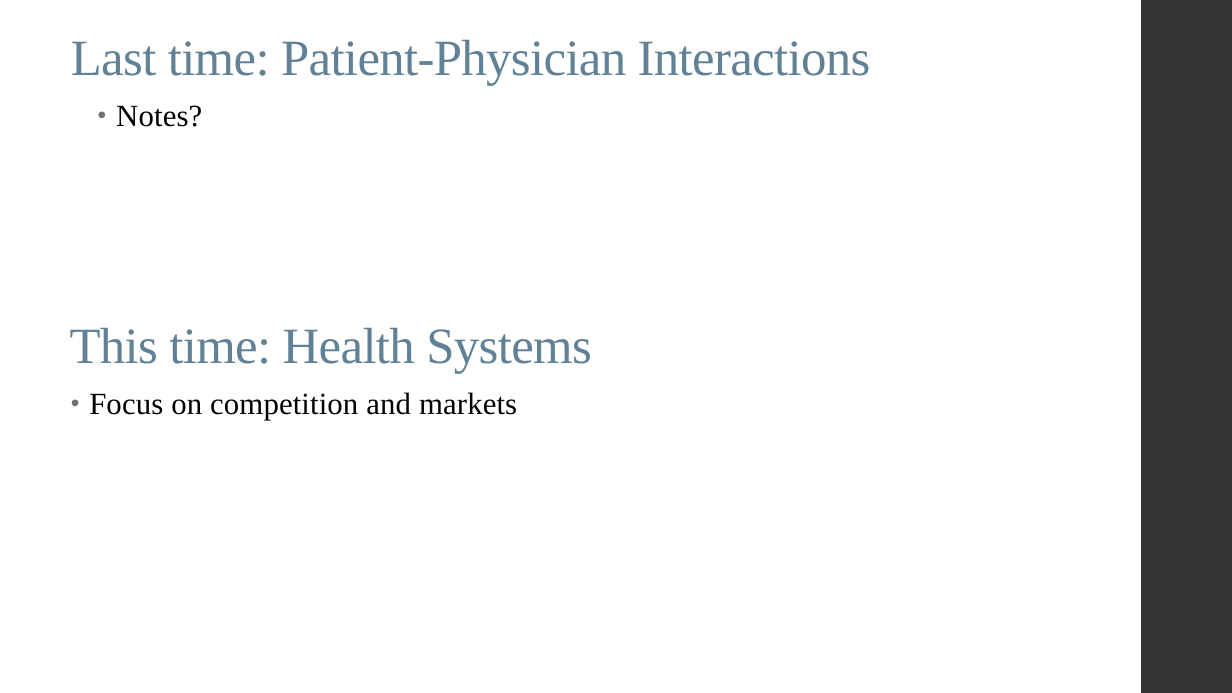
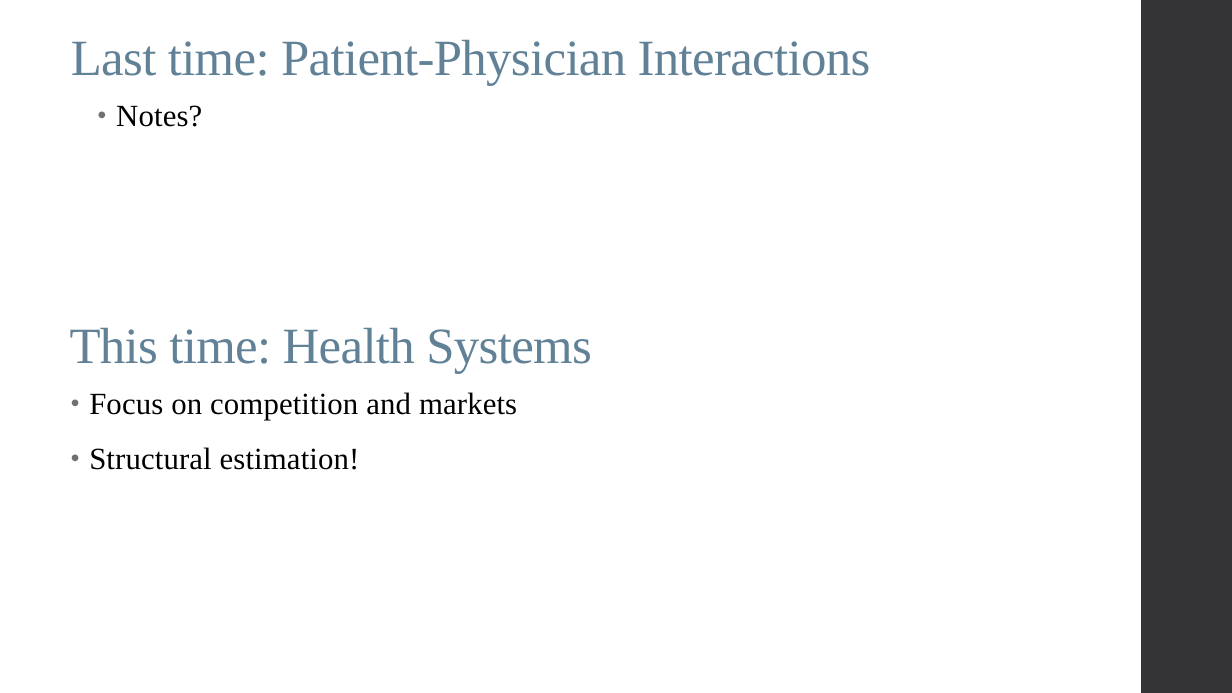
Before and after one commit to alex-hoagland/HAD6750H, a slide deck: slide 3 of Lecture06_HealthSystems/L6Slides_HealthSystems_2023W.pptx. Drawn at 1232x693 pixels with LibreOffice and Linux fonts; fonts in the diff are those of the drawing. Boxes give left, top, right and bottom in pixels: in the first picture for what was removed or moved away, otherwise in the second. Text is boxed around its words. In the diff, an @@ line names an element or a change of style, - is before the commit and + after.

```diff
--- a/Lecture06_HealthSystems/L6Slides_HealthSystems_2023W.pptx
+++ b/Lecture06_HealthSystems/L6Slides_HealthSystems_2023W.pptx
@@ text at <box>89,447,360,470</box>: paragraph added @@
+• Structural estimation!
```
Also in this commit, not shown: 35 slides added, 2 slides removed, 14 other files.
